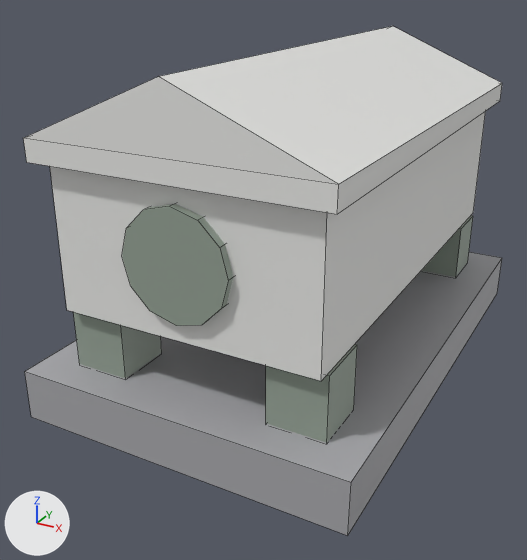
The FBX model Assets/Maps/Venecia/Models/VN_Tumba_B.fbx as it was, and as the next commit left it.
Before and after are seen from a camera (50 mm lens) standing at (1.25, -2.63, 1.6) and looking at (-0.09, -0.19, 0.38). The lights are fixed; the arrows at lower left show +X, +Y and +Z. The first picture is the older version. Mesh edges are drawn as thin lines. Where no turn or scale is listed for an object, it has been applied to the vertices.

In view in the first picture: 'VN_Tumba_B'.
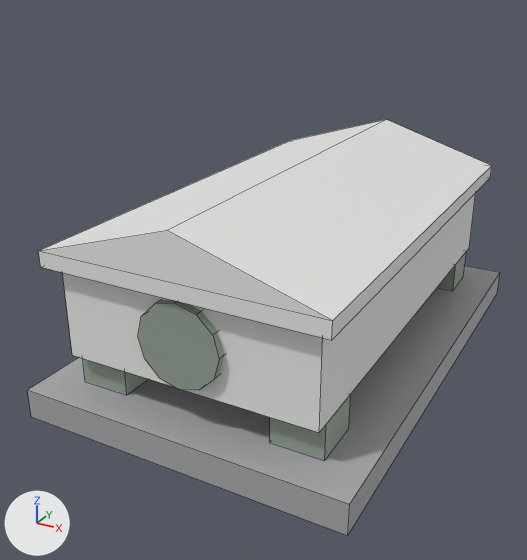
Location of each change, (x1, y1, x2, y2) in pixels of the pictures (527 x 560 px; the box of a moved part takes in the faces that stretch with it):
'VN_Tumba_B', reshaped (18% shorter)
    before: (24, 26, 502, 535)
    after: (27, 119, 500, 535)
part 1 of me_vn_tumba_b, moved or reshaped
    before: (73, 312, 162, 379)
    after: (83, 359, 148, 395)
part 2 of me_vn_tumba_b, moved or reshaped
    before: (266, 344, 357, 443)
    after: (270, 394, 351, 461)
part 3 of me_vn_tumba_b, moved or reshaped
    before: (422, 215, 473, 277)
    after: (437, 252, 466, 291)
part 4 of me_vn_tumba_b, moved or reshaped
    before: (50, 111, 486, 381)
    after: (63, 193, 476, 432)
part 5 of me_vn_tumba_b, moved or reshaped
    before: (24, 84, 502, 214)
    after: (38, 166, 492, 340)
part 6 of me_vn_tumba_b, moved or reshaped
    before: (24, 26, 502, 184)
    after: (39, 119, 492, 321)
part 7 of me_vn_tumba_b, moved or reshaped
    before: (122, 204, 233, 326)
    after: (138, 300, 224, 390)
part 8 of me_vn_tumba_b, moved or reshaped
    before: (25, 252, 502, 535)
    after: (27, 266, 500, 535)

Diff of the bpy script that builds the scene:
```diff
--- a/Assets/Maps/Venecia/Models/VN_Tumba_B.fbx.py
+++ b/Assets/Maps/Venecia/Models/VN_Tumba_B.fbx.py
@@ me_vn_tumba_b @@
 # used by ob_vn_tumba_b; location = (0.0, 0.0, 0.0)
 # before: 1 (-0.65, -1.0, 0.2) at pixel (24, 371), 3 (-0.65, 1.0, 0.2), 5 (0.65, -1.0, 0.2) at pixel (351, 482), 7 (0.65, 1.0, 0.2) at pixel (502, 257)
-me_vn_tumba_b.from_pydata(...)  # 86 vertices, 61 faces; spans x -0.65..0.65, y -1.0..1.0, z 0.0..1.3
+me_vn_tumba_b.from_pydata(...)  # 86 vertices, 61 faces; spans x -0.65..0.65, y -1.0..1.0, z 0.0..0.85
+# me_vn_tumba_b part 1: the loose piece of 8 vertices spanning x -0.51..-0.29, y -0.86..-0.64, z 0.2..0.45 is scaled about its middle by (0.909, 0.909, 0.56), then moved by (0.0, 0.0, -0.13)
+# me_vn_tumba_b part 2: the loose piece of 8 vertices spanning x 0.29..0.51, y -0.86..-0.64, z 0.2..0.45 is scaled about its middle by (0.909, 0.909, 0.56), then moved by (0.0, 0.0, -0.13)
+# me_vn_tumba_b part 3: the loose piece of 8 vertices spanning x 0.29..0.51, y 0.64..0.86, z 0.19..0.44 is scaled about its middle by (0.909, 0.909, 0.56), then moved by (0.0, 0.0, -0.13)
+# me_vn_tumba_b part 4: the loose piece of 8 vertices spanning x -0.5..0.5, y -0.9..0.9, z 0.44..1.0 is scaled about its middle by (1, 1, 0.655), then moved by (0.0, 0.0, -0.28)
+# me_vn_tumba_b part 5: the loose piece of 8 vertices spanning x -0.55..0.55, y -0.95..0.95, z 0.99..1.07 is moved by (0.0, 0.0, -0.38)
+# me_vn_tumba_b part 6: the loose piece of 6 vertices spanning x -0.55..0.55, y -0.95..0.95, z 1.07..1.3 is scaled about its middle by (1, 1, 0.739), then moved by (0.0, 0.0, -0.42)
+# me_vn_tumba_b part 7: the loose piece of 24 vertices spanning x -0.2..0.2, y -0.93..-0.89, z 0.52..0.92 is scaled about its middle by (0.8, 1, 0.8), then moved by (0.0, 0.0, -0.28)
+# me_vn_tumba_b part 8
+for i in [1, 3, 5, 7]: me_vn_tumba_b.vertices[i].co += Vector((0.0, 0.0, -0.08))
+# other edits to the shape of me_vn_tumba_b do not show in these pictures
 me_vn_tumba_b.materials.append(mat_vn_granite)
```
